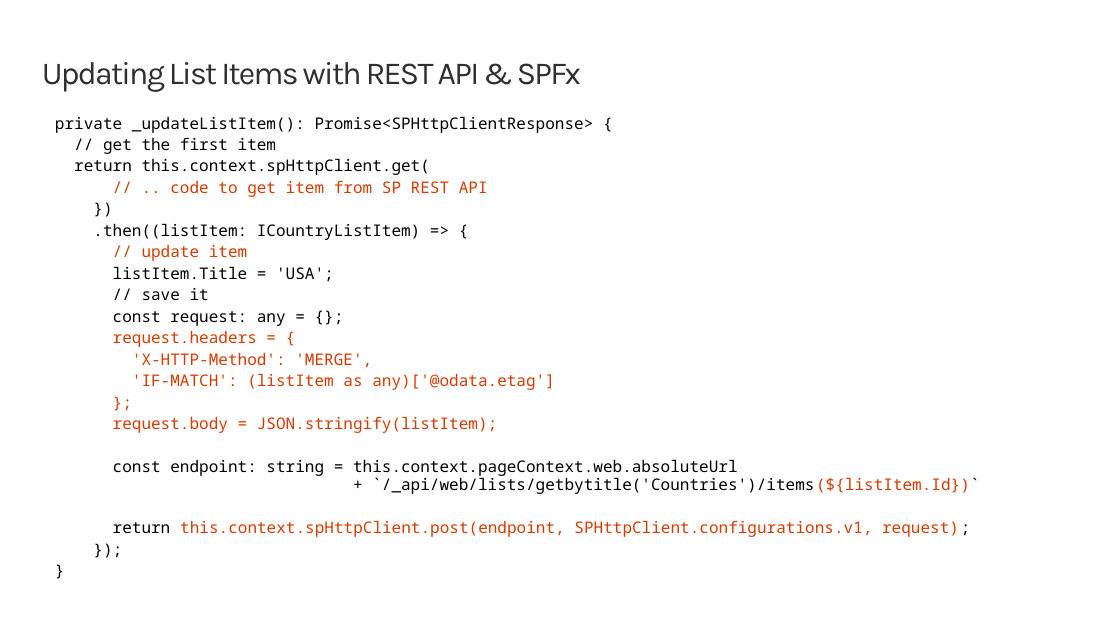
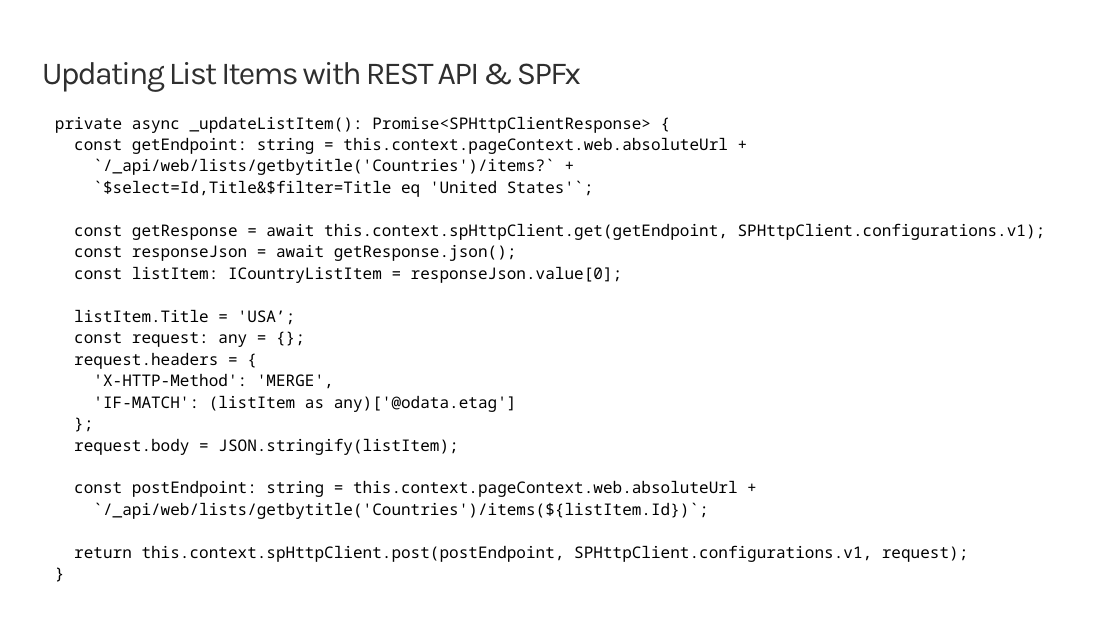
Before and after one commit to SharePoint/sp-dev-training-spfx-spcontent, a slide deck: slide 8 of 02 spfx sprest crud.pptx. Drawn at 1120x630 pixels with LibreOffice and Linux fonts; fonts in the diff are those of the drawing; background and template pictures are left out. Boxes give left, top, right and bottom in pixels: in the first picture for what was removed or moved away, otherwise in the second. Text is boxed around its words. In the diff, an @@ line names an element or a change of style, - is before the commit and + after.

```diff
--- a/02 spfx sprest crud.pptx
+++ b/02 spfx sprest crud.pptx
@@ text at bbox=[55, 116, 1046, 325]: text changed @@
-private _updateListItem(): Promise<SPHttpClientResponse> {
-// get the first item
-return this.context.spHttpClient.get(
-// .. code to get item from SP REST API
-})
-.then((listItem: ICountryListItem) => {
-// update item
-listItem.Title = 'USA';
-// save it
+private async _updateListItem(): Promise<SPHttpClientResponse> {
+const getEndpoint: string = this.context.pageContext.web.absoluteUrl +
+`/_api/web/lists/getbytitle('Countries')/items?` +
+`$select=Id,Title&$filter=Title eq 'United States'`;
+const getResponse = await this.context.spHttpClient.get(getEndpoint, SPHttpClient.configurations.v1);
+const responseJson = await getResponse.json();
+const listItem: ICountryListItem = responseJson.value[0];
+listItem.Title = 'USA’;
@@ text at bbox=[74, 352, 517, 455]: text colour #D83B01 to #000000 in "request.headers = {", "'X-HTTP-Method': 'MERGE',", "'IF-MATCH': (listItem as any)['@odata.etag']", "};" and 1 more places @@
@@ text at bbox=[74, 480, 969, 562]: text changed @@
-const endpoint: string = this.context.pageContext.web.absoluteUrl
-+ `/_api/web/lists/getbytitle('Countries')/items(${listItem.Id})`
-return this.context.spHttpClient.post(endpoint, SPHttpClient.configurations.v1, request);
-});
+const postEndpoint: string = this.context.pageContext.web.absoluteUrl +
+`/_api/web/lists/getbytitle('Countries')/items(${listItem.Id})`;
+return this.context.spHttpClient.post(postEndpoint, SPHttpClient.configurations.v1, request);
```
Also in this commit, not shown: 3 other slides changed, 49 other files.
